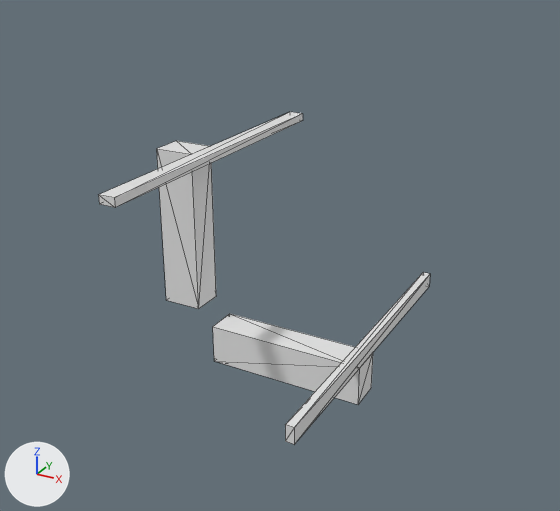
Two versions of the OBJ model Data/bmc/tiles_structure/t_126.obj, one commit apart.
Before and after are seen from a 50 mm camera at (1.217, -1.875, 1.131) aimed at (0.115, 0.128, 0.13). Arrows for +X, +Y and +Z are at lower left; the lights stay in place. Mesh edges are drawn as thin lines. Where no turn or scale is listed for an object, it has been applied to the vertices.

The older version as bpy lines, for what is in view:
```python
me_t_126 = bpy.data.meshes.new('t_126')
me_t_126.from_pydata(...)  # a box spanning x -0.05..0.0, y -0.5..0.5, z 0.475..0.5; a box spanning x 0.0..0.5, y -0.1..0.0, z -0.175..-0.05; a box spanning x 0.475..0.5, y -0.5..0.5, z -0.05..0.0; a box spanning x -0.175..-0.05, y -0.1..0.0, z 0.0..0.5
ob_t_126 = bpy.data.objects.new('t_126', me_t_126)
ob_t_126.location = (0.0, 0.0, 0.0)
```
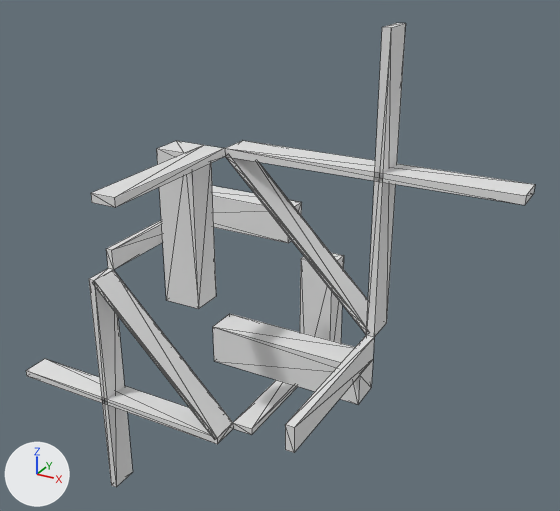
Boxes (x1, y1, x2, y2) around the edits, measured in the pictures (560 x 511 px):
't_126', reshaped (54% wider, 40% taller): before (99, 112, 430, 444); after (26, 23, 535, 487)
part 1 of me_t_126, added: after (26, 186, 344, 487)
part 2 of me_t_126, built on: before (99, 112, 430, 444); after (91, 23, 535, 453)

Diff of the bpy script that builds the scene:
```diff
--- a/Data/bmc/tiles_structure/t_126.obj.py
+++ b/Data/bmc/tiles_structure/t_126.obj.py
@@ me_t_126 @@
 # used by ob_t_126; location = (0.0, 0.0, 0.0)
-me_t_126.from_pydata(...)  # 32 vertices, 48 faces; spans x -0.175..0.5, y -0.5..0.5, z -0.175..0.5
+me_t_126.from_pydata(...)  # 248 vertices, 488 faces; spans x -0.875..0.875, y -0.5..0.5, z -0.875..0.875
+# me_t_126 part 1: a new loose piece of 124 vertices spanning x -0.875..0.175, y -0.1..0.5, z -0.875..0.175
+# me_t_126 part 2
+# 13 vertices are removed from x -0.05..0.5, y -0.5..0.5, z -0.05..0.5
+# 41 faces are deleted
+# 3 vertices move from x -0.05..0.475, y -0.5, z -0.05..0.5 to x -0.075..0.5, y -0.5, z -0.075..0.5
+# 98 vertices are added at x -0.075..0.875, y -0.5..0.1, z -0.075..0.875
+# 7 new vertices lie (0.0, 0.5, 0.0) away from vertices in x -0.05..0.5, y -0.5, z -0.05..0.5
+# 237 new faces join them
```
